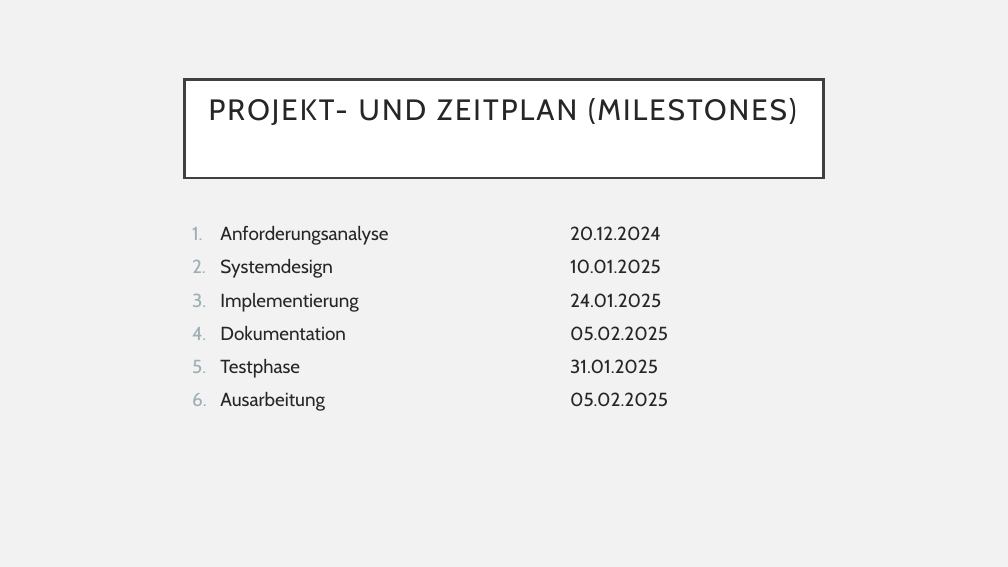
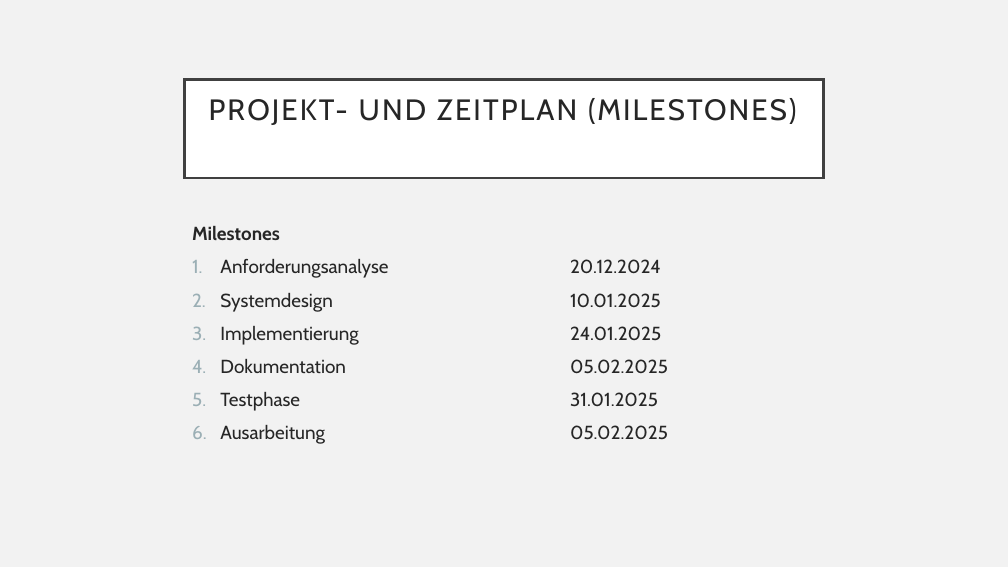
Before and after one commit to MGrunsch/Cyber-Project, a slide deck: slide 5 of Projektvorbereitung/Projektvorbereitung.pptx. Drawn at 1008x567 pixels with LibreOffice and Linux fonts; fonts in the diff are those of the drawing. Boxes give left, top, right and bottom in pixels: in the first picture for what was removed or moved away, otherwise in the second. Text is boxed around its words. In the diff, an @@ line names an element or a change of style, - is before the commit and + after.

Commit message:
Updated Projektvorbereitung, Zeitplan u. Präsi

```diff
--- a/Projektvorbereitung/Projektvorbereitung.pptx
+++ b/Projektvorbereitung/Projektvorbereitung.pptx
@@ text at box(192, 226, 280, 240): paragraph added @@
+Milestones
```
Also in this commit, not shown: 2 slides added, 2 other files.
